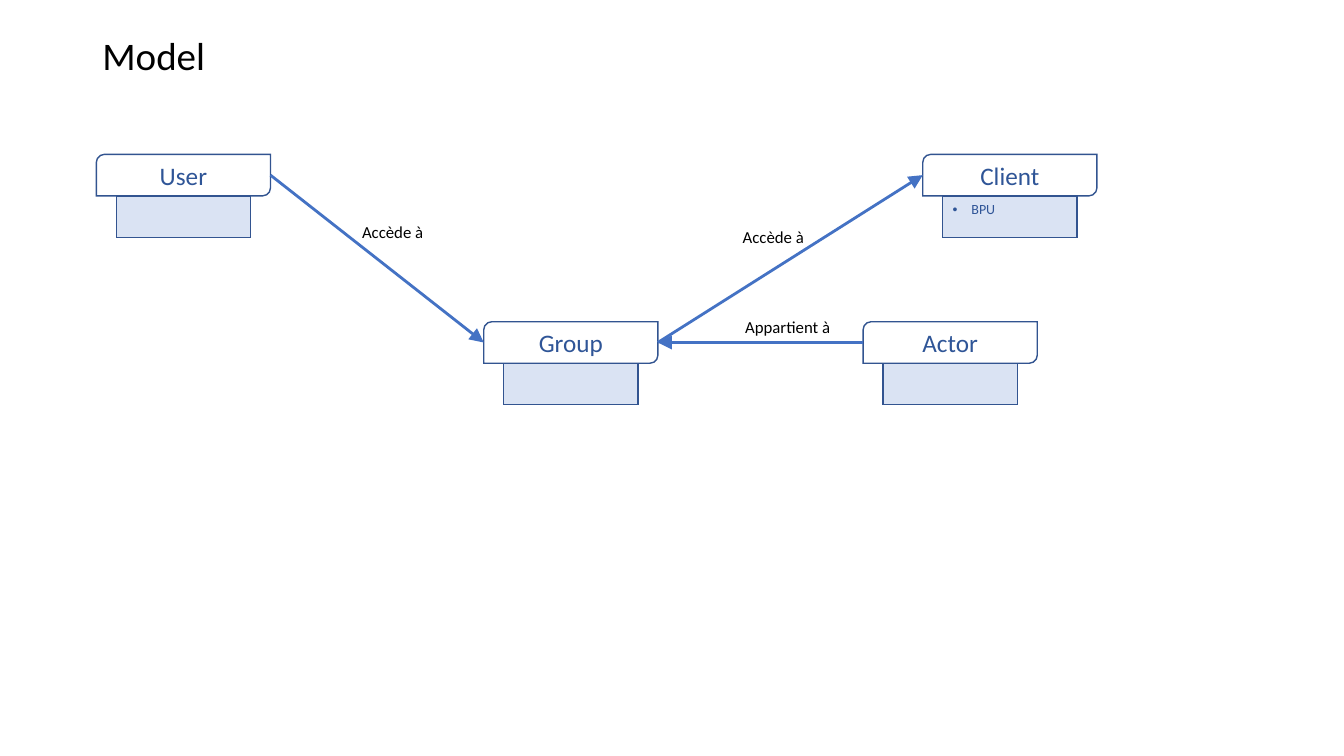
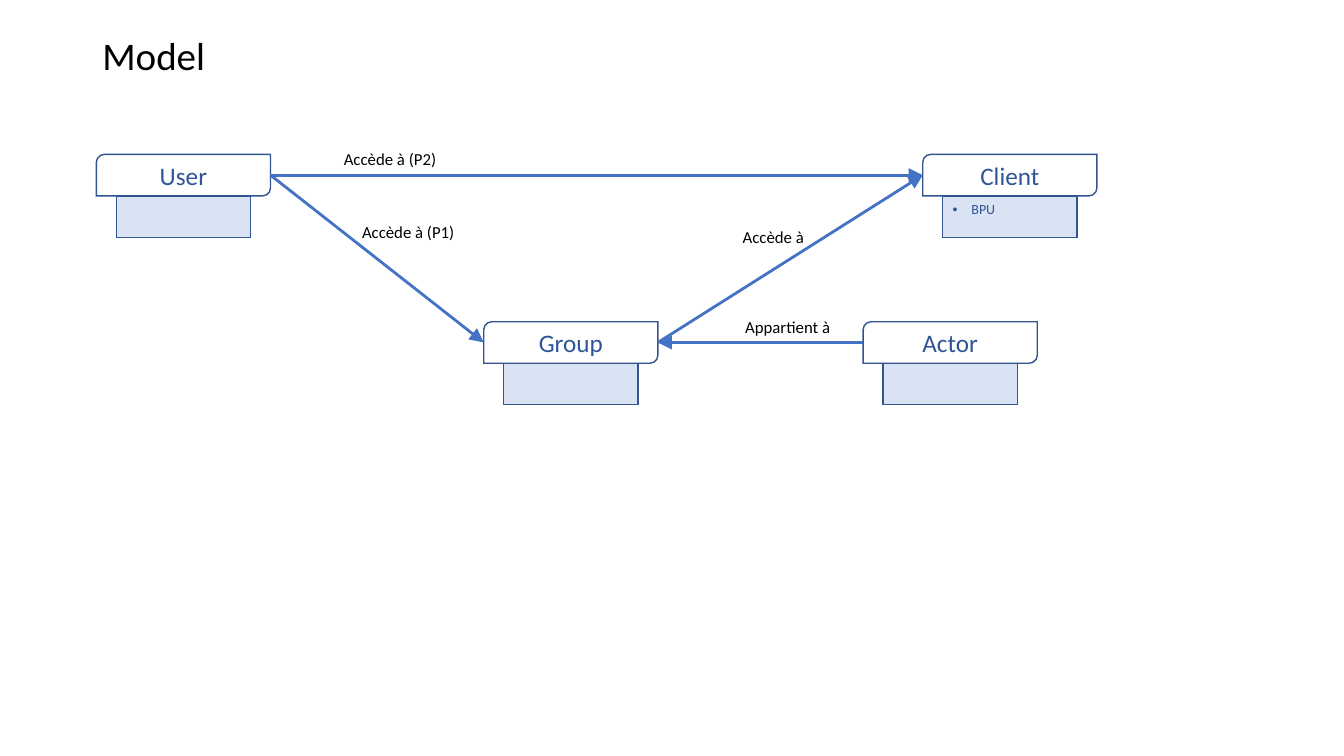
Before and after one commit to lpuigo/doe, a slide deck: slide 5 of Design.pptx. Drawn at 1344x756 pixels with LibreOffice and Linux fonts; fonts in the diff are those of the drawing. Boxes give left, top, right and bottom in pixels: in the first picture for what was removed or moved away, otherwise in the second. Text is boxed around its words. In the diff, an @@ line names an element or a change of style, - is before the commit and + after.

```diff
--- a/Design.pptx
+++ b/Design.pptx
@@ arrow added from (270, 175) to (923, 175), #4472C4 2 pt @@
@@ text added at box(344, 153, 436, 167), 12 pt, text #000000 @@
+Accède à (P2)
@@ text at box(362, 226, 454, 240): text changed @@
-Accède à
+Accède à (P1)
```
Also in this commit, not shown: 5 other files.
